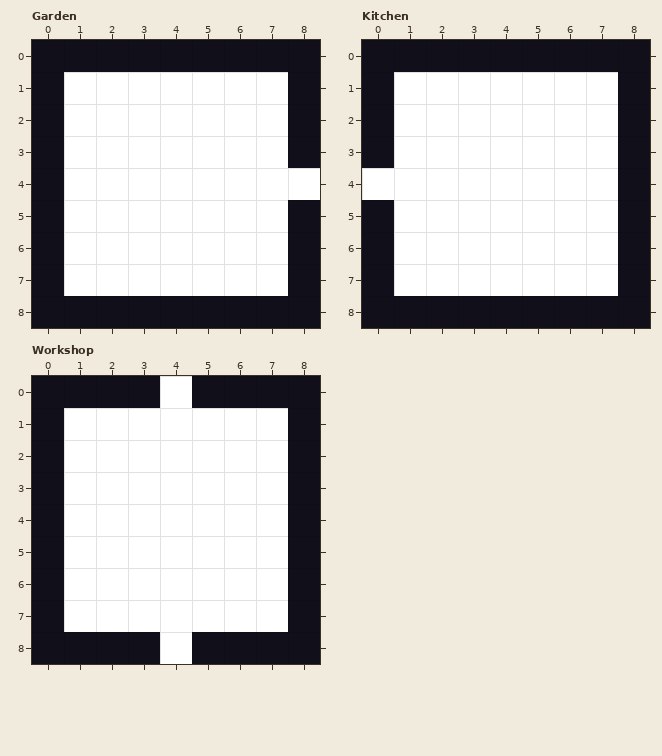
An edit to a level. LDtk project, assets/Levels/MemoryPalace.ldtk. The picture above is the old version.
Cells are 64x64 px. Shown: Garden x 0..8, y 0..8; Kitchen x 0..8, y 0..8; Workshop x 0..8, y 0..8. The commit also changed other parts of the map, which this record leaves out.
The same view after the edit:
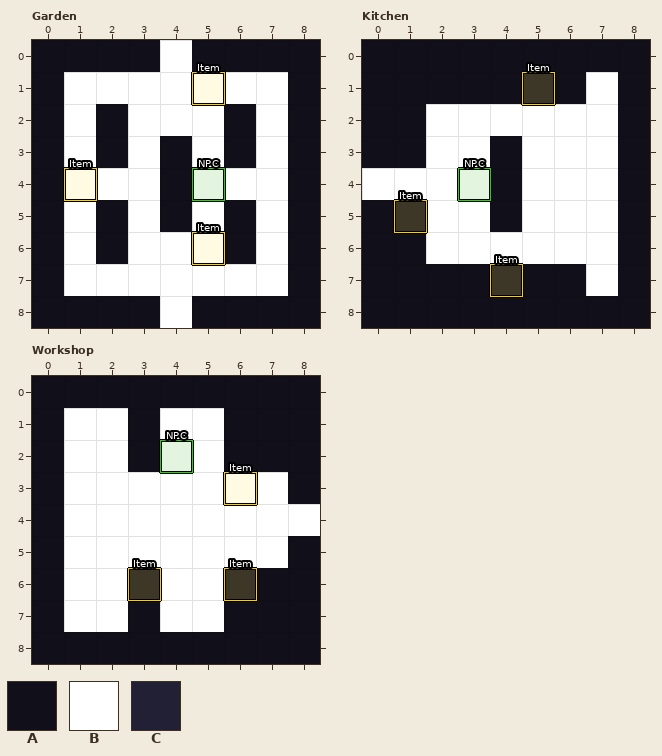
Key: from "Collision": A 1; from "MemoryPalaceCollisionTiles": B 0, C 1.
_ is an empty cell, . an unchanged one.
Objects are placed by their top-left corner, in cells (3,4 is the top-left corner of cell 3,4); size is 1x1 cell unless given.
See-through tiles are keyed as they look on the map.
The edit:
--- layer "Tiles", Garden
@@ x 4..4 @@
-0 C
+0 B
@@ x 2..8 @@
-2 B...B..
-3 B.B.B..
-4 ..B...B
-5 B.B.B..
-6 B...B..
+2 C...C..
+3 C.C.C..
+4 ..C...C
+5 C.C.C..
+6 C...C..
@@ x 4..4 @@
-8 C
+8 B
--- layer "Collision", Garden
@@ x 4..4 @@
-0 A
+0 _
@@ x 2..8 @@
-2 _..._..
-3 _._._..
-4 .._..._
-5 _._._..
-6 _..._..
+2 A...A..
+3 A.A.A..
+4 ..A...A
+5 A.A.A..
+6 A...A..
@@ x 4..4 @@
-8 A
+8 _
--- layer "Entities", Garden
+"NPC" rectangle at 5,4
+"Item" rectangle at 1,4
+"Item" rectangle at 5,1
+"Item" rectangle at 5,6
--- layer "Tiles", Kitchen
@@ x 1..6 @@
-1 BBBBBB
-2 B.....
-3 B..B..
-4 ...B..
-5 B..B..
-6 B.....
-7 BBBBBB
+1 CCCCCC
+2 C.....
+3 C..C..
+4 ...C..
+5 C..C..
+6 C.....
+7 CCCCCC
--- layer "Collision", Kitchen
@@ x 1..6 @@
-1 ______
-2 _.....
-3 _.._..
-4 ..._..
-5 _.._..
-6 _.....
-7 ______
+1 AAAAAA
+2 A.....
+3 A..A..
+4 ...A..
+5 A..A..
+6 A.....
+7 AAAAAA
--- layer "Entities", Kitchen
+"NPC" rectangle at 3,4
+"Item" rectangle at 4,7
+"Item" rectangle at 5,1
+"Item" rectangle at 1,5
--- layer "Tiles", Workshop
@@ x 3..7 @@
-0 .B...
-1 B..BB
-2 B..BB
+0 .C...
+1 C..CC
+2 C..CC
@@ x 8..8 @@
-4 C
+4 B
@@ x 3..7 @@
-6 B..BB
-7 B..BB
-8 .B...
+6 C..CC
+7 C..CC
+8 .C...
--- layer "Collision", Workshop
@@ x 3..7 @@
-0 ._...
-1 _..__
-2 _..__
+0 .A...
+1 A..AA
+2 A..AA
@@ x 8..8 @@
-4 A
+4 _
@@ x 3..7 @@
-6 _..__
-7 _..__
-8 ._...
+6 A..AA
+7 A..AA
+8 .A...
--- layer "Entities", Workshop
+"NPC" rectangle at 4,2
+"Item" rectangle at 6,3
+"Item" rectangle at 6,6
+"Item" rectangle at 3,6
